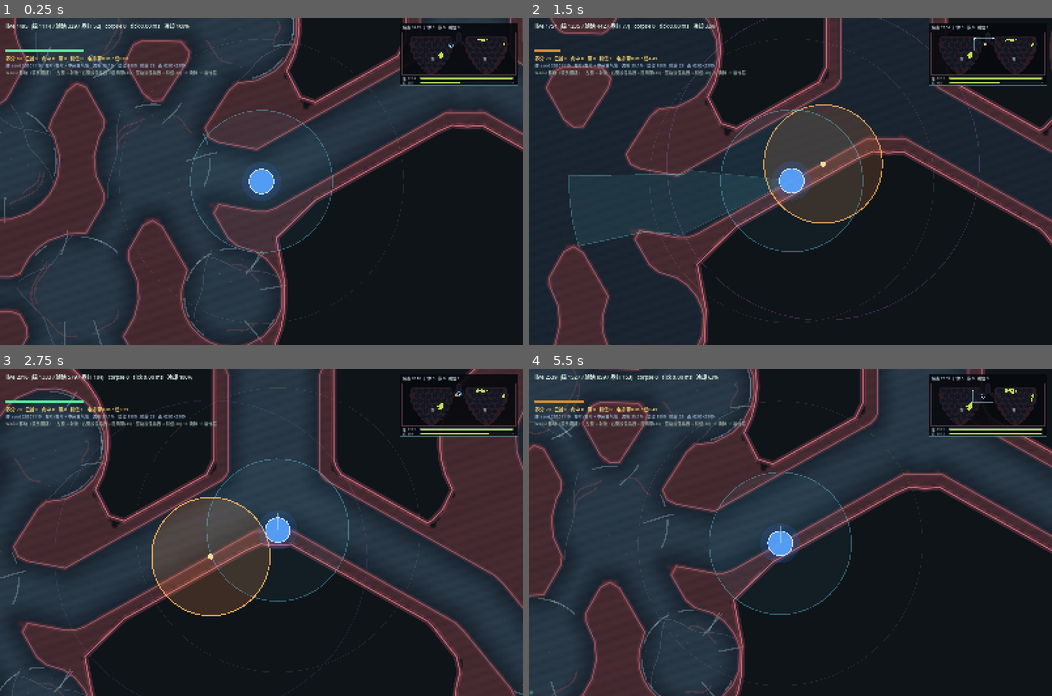
Above: before the commit, frames 1-4 (two rows, left to right).
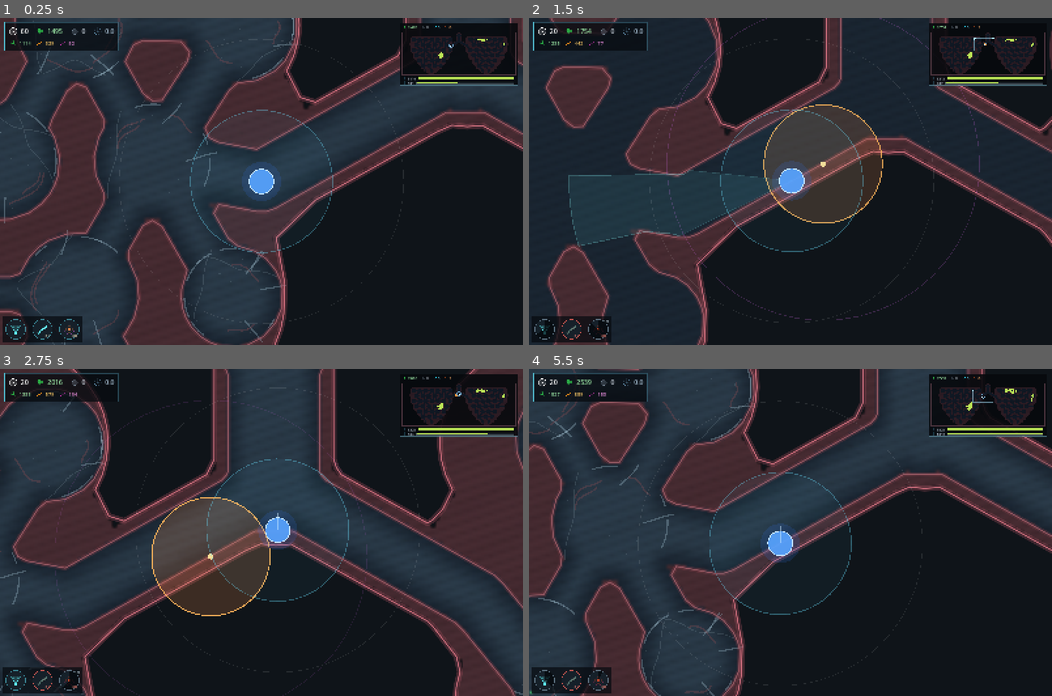
Above: after the commit, the same moments.

Repository: yanyanzi620/gamecreation
Game: Godot game, scene res://scenes/main.tscn
The game is run twice, just before and just after one commit, with the same random seed, the same clock (stepped at 60 frames per second) and the same inputs.
Inputs (mouse positions are in pixels of both pictures, inside the frame that each line leads up to):
- Up to frame 1 (0.25 s): no input
- Up to frame 2 (1.5 s): tap Enter at 0.5 s; move the mouse to (905, 165) at 0.52 s; hold D 0.53-1.25 s; tap F at 0.6 s; click (905, 165) at 0.67 s; tap Space at 0.77 s; drag from (685, 197) to (764, 246) at 1.27 s
- Up to frame 3 (2.75 s): move the mouse to (313, 460) at 2.02 s; hold D from 2.03 s (still down); tap F at 2.1 s; click (313, 460) at 2.17 s
- Up to frame 4 (5.5 s): release D at 2.75 s; drag from (764, 597) to (633, 483) at 2.77 s; move the mouse to (947, 581) at 3.52 s; hold A 3.53-4.25 s; tap F at 3.6, 5.1 s; click (947, 581) at 3.67 s; tap Space at 3.77 s; drag from (633, 483) to (712, 450) at 4.27 s; move the mouse to (816, 532) at 5.02 s; hold S from 5.03 s (still down); click (816, 532) at 5.17 s

The runs differ from the first frame. In frame 1, 4.1% of the frame differs, in the area x 0-99%, y 1-100%; in frame 2, 3.6%; in frame 3, 3.9%; in frame 4, 4.2%.

Commit message:
feat(ui): HUD 图标化 + 状态条/技能栏，修尸体拾取残影，养分改白
- virus_population._kill(): 尾部交换后补 _write_slot(i)，修「尸体已被拾取、
  画面仍留着那颗」——MultiMesh 槽位没重写导致 GPU 里留着旧变换
- purge_aura: 养分光点与拾取环改白色（金色与病毒撞色），光点加一层外晕
- ui/hud.gd 拆为组装层（持 mini + panel，转发 refresh）；新增 hud_panel.gd
  负责绘制：左上「图标 + 数字」状态条（养分/病毒总量/尸体/帧耗时 + 三形态），
  左下三技能栏（射流/阻隔带/引信）带冷却扇形、花费、在场数量、瞄准高亮
- 新增 ui/ui_icons.gd：按 assets/ui/icons/manifest.json 加载图标，缺图退化色点
- 新增 UI 素材包 assets/ui/icons/（11 个 64×64 SVG + manifest.json）
  与 assets/ui/README.md（规格/配色/三种替换方式），美术换图不改代码
- minimap: 顶栏与双叶负载条改图标 + 数字，不再写文字标签
- main: HUD 字典补 aim / fuse_ratio 两个键
- 文档同步：系统设计书（模块表/目录树/契约）、任务看板（M6）、
  病毒模型（拾取即消失 + 白光点）、README（素材包位置）

验收：地图自测 34/34 PASS；实拍 main_shot_a/b、jet_band、aim_placed 均正常

Diff:
--- /dev/null
+++ b/assets/ui/icons/corpse.svg
@@ -0,0 +1,4 @@
+<svg xmlns="http://www.w3.org/2000/svg" width="64" height="64" viewBox="0 0 64 64">
+  <path d="M14 41 L21 23 L35 14 L49 23 L53 39 L42 51 L26 53 Z" fill="#A8B3BD" fill-opacity="0.28" stroke="#A8B3BD" stroke-width="2.6" stroke-linejoin="round"/>
+  <path d="M26 31 L39 39 M35 25 L30 43" stroke="#A8B3BD" stroke-width="1.8" stroke-opacity="0.55"/>
+</svg>
--- /dev/null
+++ b/assets/ui/icons/lobe.svg
@@ -0,0 +1,3 @@
+<svg xmlns="http://www.w3.org/2000/svg" width="64" height="64" viewBox="0 0 64 64">
+  <path d="M32 7 C 20 22 11 34 13 48 C 15 57 30 57 38 50 C 47 43 53 31 49 17 C 45 9 36 5 32 7 Z" fill="#7FD3E8" fill-opacity="0.28" stroke="#7FD3E8" stroke-width="2.6" stroke-linejoin="round"/>
+</svg>
--- /dev/null
+++ b/assets/ui/icons/nutrient.svg
@@ -0,0 +1,5 @@
+<svg xmlns="http://www.w3.org/2000/svg" width="64" height="64" viewBox="0 0 64 64">
+  <path d="M32 6 L54 19 L54 45 L32 58 L10 45 L10 19 Z" fill="#FFFFFF" fill-opacity="0.16" stroke="#FFFFFF" stroke-width="3.4" stroke-linejoin="round"/>
+  <path d="M32 6 V32 M32 32 L10 45 M32 32 L54 45" stroke="#FFFFFF" stroke-opacity="0.5" stroke-width="2"/>
+  <circle cx="32" cy="32" r="4.6" fill="#FFFFFF" fill-opacity="0.92"/>
+</svg>
--- /dev/null
+++ b/assets/ui/icons/perf.svg
@@ -0,0 +1,6 @@
+<svg xmlns="http://www.w3.org/2000/svg" width="64" height="64" viewBox="0 0 64 64">
+  <circle cx="32" cy="32" r="22" fill="none" stroke="#8FB6C8" stroke-width="2.8"/>
+  <path d="M32 32 V17" stroke="#8FB6C8" stroke-width="3.2"/>
+  <path d="M32 32 L43 38" stroke="#8FB6C8" stroke-width="2.4" stroke-opacity="0.7"/>
+  <circle cx="32" cy="32" r="3.2" fill="#8FB6C8"/>
+</svg>
--- /dev/null
+++ b/assets/ui/icons/skill_block.svg
@@ -0,0 +1,5 @@
+<svg xmlns="http://www.w3.org/2000/svg" width="64" height="64" viewBox="0 0 64 64">
+  <path d="M6 55 L58 13" stroke="#62FAFF" stroke-width="10" stroke-opacity="0.92" stroke-linecap="butt"/>
+  <path d="M7 46 L15 57 M22 40 L30 51 M37 34 L45 45 M52 28 L60 39" stroke="#0B1620" stroke-width="2.6" stroke-opacity="0.85"/>
+  <path d="M6 55 L58 13" stroke="#8FFBFF" stroke-width="2" stroke-opacity="0.8"/>
+</svg>
--- /dev/null
+++ b/assets/ui/icons/skill_fuse.svg
@@ -0,0 +1,6 @@
+<svg xmlns="http://www.w3.org/2000/svg" width="64" height="64" viewBox="0 0 64 64">
+  <circle cx="32" cy="32" r="27" fill="none" stroke="#DB6BF2" stroke-width="1.8" stroke-opacity="0.6" stroke-dasharray="4 6"/>
+  <circle cx="32" cy="32" r="17" fill="none" stroke="#F28C4D" stroke-width="2.2" stroke-opacity="0.55"/>
+  <circle cx="32" cy="32" r="9" fill="#F28C4D" fill-opacity="0.88"/>
+  <circle cx="32" cy="32" r="3.2" fill="#FFF2E2"/>
+</svg>
--- /dev/null
+++ b/assets/ui/icons/skill_jet.svg
@@ -0,0 +1,5 @@
+<svg xmlns="http://www.w3.org/2000/svg" width="64" height="64" viewBox="0 0 64 64">
+  <path d="M32 57 L7 11 L57 11 Z" fill="#62FAFF" fill-opacity="0.16" stroke="#62FAFF" stroke-width="2.8" stroke-linejoin="miter"/>
+  <path d="M32 57 L20 14 M32 57 L32 14 M32 57 L44 14" stroke="#62FAFF" stroke-width="1.8" stroke-opacity="0.55"/>
+  <circle cx="32" cy="56" r="5" fill="#62FAFF"/>
+</svg>
--- /dev/null
+++ b/assets/ui/icons/virus.svg
@@ -0,0 +1,7 @@
+<svg xmlns="http://www.w3.org/2000/svg" width="64" height="64" viewBox="0 0 64 64">
+  <circle cx="25" cy="26" r="11.5" fill="#4DDC75" fill-opacity="0.88"/>
+  <circle cx="43" cy="31" r="8.5" fill="#4DDC75" fill-opacity="0.72"/>
+  <circle cx="29" cy="43" r="7.5" fill="#4DDC75" fill-opacity="0.6"/>
+  <circle cx="25" cy="26" r="3.2" fill="#0A1210" fill-opacity="0.55"/>
+  <circle cx="43" cy="31" r="2.4" fill="#0A1210" fill-opacity="0.45"/>
+</svg>
--- /dev/null
+++ b/assets/ui/icons/virus_band.svg
@@ -0,0 +1,5 @@
+<svg xmlns="http://www.w3.org/2000/svg" width="64" height="64" viewBox="0 0 64 64">
+  <path d="M10 47 Q32 35 54 16" stroke="#F7BA42" stroke-width="9" fill="none" stroke-linecap="round" stroke-opacity="0.92"/>
+  <circle cx="10" cy="47" r="4.2" fill="#F7BA42"/>
+  <circle cx="54" cy="16" r="4.2" fill="#F7BA42"/>
+</svg>
--- /dev/null
+++ b/assets/ui/icons/virus_blob.svg
@@ -0,0 +1,8 @@
+<svg xmlns="http://www.w3.org/2000/svg" width="64" height="64" viewBox="0 0 64 64">
+  <circle cx="32" cy="32" r="21" fill="none" stroke="#4DDC75" stroke-opacity="0.4" stroke-width="2" stroke-dasharray="3 5"/>
+  <circle cx="32" cy="32" r="10" fill="#4DDC75" fill-opacity="0.9"/>
+  <circle cx="52" cy="32" r="4.2" fill="#4DDC75" fill-opacity="0.7"/>
+  <circle cx="32" cy="52" r="4.2" fill="#4DDC75" fill-opacity="0.7"/>
+  <circle cx="13" cy="38" r="3.6" fill="#4DDC75" fill-opacity="0.55"/>
+  <circle cx="37" cy="13" r="3.6" fill="#4DDC75" fill-opacity="0.55"/>
+</svg>
--- /dev/null
+++ b/assets/ui/icons/virus_chain.svg
@@ -0,0 +1,6 @@
+<svg xmlns="http://www.w3.org/2000/svg" width="64" height="64" viewBox="0 0 64 64">
+  <path d="M18 45 L27 38 M36 31 L45 24" stroke="#E061CC" stroke-width="2" stroke-opacity="0.75" stroke-dasharray="4 5"/>
+  <circle cx="14" cy="49" r="5.6" fill="#E061CC"/>
+  <circle cx="32" cy="34" r="5.6" fill="#E061CC" fill-opacity="0.85"/>
+  <circle cx="50" cy="19" r="5.6" fill="#E061CC" fill-opacity="0.7"/>
+</svg>
--- a/scripts/main.gd
+++ b/scripts/main.gd
@@ -437,6 +437,8 @@
 		"nutrient": aura.nutrient, "picked": aura.picked, "hit": jet.last_hit(),
 		"blocks": pop.block_count(), "fuses": pop.fuse_count(),
 		"cd_block": _blk_cd, "cd_fuse": _fuse_cd,
+		"aim": _aim,
+		"fuse_ratio": 1.0 - clampf(_fuse_cd / Balance.FUSE_COOLDOWN, 0.0, 1.0),
 		"map_seed": map_seed,
 	}
 	if _map != null:
--- a/scripts/ui/hud.gd
+++ b/scripts/ui/hud.gd
@@ -1,66 +1,44 @@
 extends CanvasLayer
 # ============================================================
-# HUD —— 左上角状态行 + 冷却条 + 小地图 + 操作提示
+# HUD —— 组装层：一个图标面板 + 一张小地图
 #
 # 只做「显示」，不持有任何玩法状态：每帧由 main 传一份字典进来。
-# 想加新指标：在 refresh() 里从字典取一个键、画出来，别回头去读 pop/aura 的内部字段
-# （保持 HUD 与玩法解耦，将来做双人分屏时这一层可以直接换掉）。
+# 具体怎么画在 hud_panel.gd（图标 + 数字，不写文字标签）；
+# 图标素材在 assets/ui/icons/，映射表是那边的 manifest.json。
+#
+# 想加新指标：main 往字典里塞一个键 -> hud_panel 里加一个 chip。
+# 别回头去读 pop/aura 的内部字段（双人分屏时这一层要能整个换掉）。
 # ============================================================
 
+const PanelScript := preload("res://scripts/ui/hud_panel.gd")
+const IconLoader := preload("res://scripts/ui/ui_icons.gd")
+
 var mini: Control
-var _line1: Label
-var _line2: Label
-var _line3: Label
-var _hint: Label
-var _bar: ColorRect
+var panel: Control
+
+var _icons: Dictionary = {}
 
 
 func build(vp: Vector2, minimap_script) -> void:
-	_line1 = _label(Vector2(18.0, 12.0), 16, Color(0.86, 0.93, 0.89))
-	_bar = ColorRect.new()
-	_bar.position = Vector2(18.0, 96.0)
-	_bar.size = Vector2(240.0, 8.0)
-	_bar.color = Color(0.35, 0.92, 0.62)
-	add_child(_bar)
-	_line2 = _label(Vector2(18.0, 112.0), 14, Color(0.95, 0.82, 0.45))
-	_line3 = _label(Vector2(18.0, 134.0), 13, Color(0.62, 0.74, 0.86))
+	_icons = IconLoader.load_set()
 
-	# 整肺简图（右上角）
+	panel = PanelScript.new()
+	panel.name = "Panel"
+	panel.position = Vector2.ZERO
+	panel.size = vp
+	add_child(panel)
+	panel.set_icons(_icons)
+
 	mini = minimap_script.new()
+	mini.name = "Mini"
 	mini.size = Vector2(360.0, 190.0)
 	mini.position = Vector2(vp.x - 376.0, 16.0)
+	mini.icons = _icons
+	mini.font = ThemeDB.fallback_font
 	add_child(mini)
-
-	_hint = _label(Vector2(18.0, 156.0), 13, Color(0.60, 0.68, 0.64))
-	_hint.text = "WASD 移动（镜头跟随） · 左键 = 射流 · 右键按住拖拽 = 阻隔带(30) · 空格按住拖拽 = 引信(40) · R 换肺 · F 装饰层"
-
-
-func _label(pos: Vector2, size: int, col: Color) -> Label:
-	var l := Label.new()
-	l.position = pos
-	l.add_theme_font_size_override("font_size", size)
-	l.add_theme_color_override("font_color", col)
-	add_child(l)
-	return l
 
 
 # 一帧一次的纯显示刷新。字典里所有键都是「已经算好的值」，HUD 不自己推导。
 func refresh(d: Dictionary) -> void:
-	var ratio: float = float(d.get("jet_ratio", 1.0))
-	_bar.size = Vector2(240.0 * ratio, 8.0)
-	_bar.color = Color(0.35, 0.92, 0.62) if ratio >= 1.0 else Color(0.85, 0.55, 0.20)
-	_line1.text = "live %d  (绿 %d / 琥珀 %d / 品红 %d)   corpse %d   tick %.2f ms   冷却 %d%%" % [
-		int(d.get("live", 0)), int(d.get("blob", 0)), int(d.get("band", 0)), int(d.get("chain", 0)),
-		int(d.get("corpse", 0)), float(d.get("tick_ms", 0.0)), int(ratio * 100.0)
-	]
-	_line2.text = "养分 %d   已拾 %d   命中 %d   带 %d   引信 %d   冷却 带%.1fs / 信%.1fs" % [
-		int(d.get("nutrient", 0)), int(d.get("picked", 0)), int(d.get("hit", 0)),
-		int(d.get("blocks", 0)), int(d.get("fuses", 0)),
-		float(d.get("cd_block", 0.0)), float(d.get("cd_fuse", 0.0))
-	]
-	if d.has("map_size"):
-		_line3.text = "肺 seed %d   左叶/右叶 + 中间支气管   流明 %.1f%%   墙段 %d   轮廓 %d   面 %d×%d" % [
-			int(d.get("map_seed", 0)), float(d.get("free_ratio", 0.0)) * 100.0,
-			int(d.get("segs", 0)), int(d.get("loops", 0)),
-			int(d["map_size"].x), int(d["map_size"].y)
-		]
+	if panel != null:
+		panel.set_data(d)
--- /dev/null
+++ b/scripts/ui/hud_panel.gd
@@ -0,0 +1,204 @@
+extends Control
+# ============================================================
+# HUD 绘制层 —— 只画，不算
+#
+# 口径：**状态量一律用图标 + 数字表达，不写文字标签**。
+#   左上：养分 / 病毒总量 / 尸体 / 帧耗时（下面一行细分三种病毒形态）
+#   左下：三个技能按钮（射流 / 阻隔带 / 引信），带冷却扇形、花费、在场数量
+#
+# 图标来自 assets/ui/icons/（见 assets/ui/README.md），本文件不认识文件名，
+# 只认 key（"nutrient" / "jet" / ...）—— 美术换图不需要改这里。
+# ============================================================
+
+const PANEL_X := 14.0
+const PANEL_Y := 14.0
+const PAD := 12.0
+const GAP1 := 22.0
+const GAP2 := 16.0
+const ICON1 := 30.0
+const ICON2 := 22.0
+const FS1 := 20
+const FS2 := 15
+
+const SKILL_R := 30.0
+const SKILL_GAP := 22.0
+const SKILL_BX := 18.0
+const SKILL_BY := 18.0
+
+var icons: Dictionary = {}
+var font: Font = null
+var data: Dictionary = {}
+
+var _pulse := 0.0
+
+
+func _ready() -> void:
+	mouse_filter = Control.MOUSE_FILTER_IGNORE
+	set_process(true)
+
+
+func set_icons(t: Dictionary) -> void:
+	icons = t
+	queue_redraw()
+
+
+func set_data(d: Dictionary) -> void:
+	data = d
+
+
+func _process(delta: float) -> void:
+	_pulse += delta
+	queue_redraw()      # 冷却扇形要连续变化，这个小面板每帧重绘代价可以忽略
+
+
+func _draw() -> void:
+	if font == null:
+		font = ThemeDB.fallback_font
+	if data.is_empty():
+		return
+	_draw_stats()
+	_draw_skills()
+
+
+# ------------------------------------------------------------ 左上状态区
+
+func _draw_stats() -> void:
+	var items1 := [
+		["nutrient", _s(data.get("nutrient", 0)), Color(1.0, 1.0, 1.0, 0.96)],
+		["virus", _s(data.get("live", 0)), Color(0.62, 0.92, 0.66, 0.96)],
+		["corpse", _s(data.get("corpse", 0)), Color(0.82, 0.86, 0.90, 0.92)],
+		["perf", "%.1f" % float(data.get("tick_ms", 0.0)), Color(0.70, 0.80, 0.88, 0.86)],
+	]
+	var items2 := [
+		["blob", _s(data.get("blob", 0)), Color(0.62, 0.92, 0.66, 0.92)],
+		["band", _s(data.get("band", 0)), Color(0.97, 0.78, 0.40, 0.92)],
+		["chain", _s(data.get("chain", 0)), Color(0.90, 0.55, 0.86, 0.92)],
+	]
+	var w1 := _row_w(items1, ICON1, FS1, GAP1)
+	var w2 := _row_w(items2, ICON2, FS2, GAP2)
+	var pw: float = maxf(w1, w2) + PAD * 2.0
+	var ph := PAD * 2.0 + ICON1 + 10.0 + ICON2
+	var bg := Rect2(PANEL_X, PANEL_Y, pw, ph)
+	draw_rect(bg, Color(0.030, 0.045, 0.065, 0.78), true)
+	draw_rect(bg, Color(0.24, 0.44, 0.52, 0.55), false, 1.0)
+	# 左侧一条竖向色标，把「资源 / 敌方」分区一眼分开
+	draw_rect(Rect2(bg.position.x, bg.position.y, 2.0, bg.size.y), Color(0.36, 0.86, 0.94, 0.75), true)
+
+	var x := PANEL_X + PAD
+	var y := PANEL_Y + PAD
+	for it in items1:
+		x = _chip(Vector2(x, y), String(it[0]), String(it[1]), ICON1, FS1, it[2], GAP1)
+	x = PANEL_X + PAD + 4.0
+	y += ICON1 + 10.0
+	for it2 in items2:
+		x = _chip(Vector2(x, y), String(it2[0]), String(it2[1]), ICON2, FS2, it2[2], GAP2)
+
+
+func _row_w(items: Array, icon_s: float, fs: int, gap: float) -> float:
+	var w := 0.0
+	for i in range(items.size()):
+		w += icon_s + 7.0 + font.get_string_size(String(items[i][1]), HORIZONTAL_ALIGNMENT_LEFT, -1, fs).x
+		if i < items.size() - 1:
+			w += gap
+	return w
+
+
+# 一个「图标 + 数字」单元；返回下一个单元的起始 x
+func _chip(pos: Vector2, key: String, text: String, icon_s: float, fs: int, col: Color, gap: float) -> float:
+	_draw_icon(key, pos, icon_s, col)
+	var tx := pos.x + icon_s + 7.0
+	draw_string(font, Vector2(tx, pos.y + icon_s * 0.5 + float(fs) * 0.36), text,
+		HORIZONTAL_ALIGNMENT_LEFT, -1, fs, col)
+	return tx + font.get_string_size(text, HORIZONTAL_ALIGNMENT_LEFT, -1, fs).x + gap
+
+
+func _draw_icon(key: String, pos: Vector2, s: float, col: Color) -> void:
+	var t: Texture2D = icons.get(key, null)
+	if t != null:
+		draw_texture_rect(t, Rect2(pos, Vector2(s, s)), false, col)
+	else:
+		# 素材缺失时的占位：一个色点，保证还能读数值
+		draw_circle(pos + Vector2(s * 0.5, s * 0.5), s * 0.34, Color(col.r, col.g, col.b, 0.35))
+
+
+# ------------------------------------------------------------ 左下技能栏
+
+func _draw_skills() -> void:
+	var nutrient: int = int(data.get("nutrient", 0))
+	var r := SKILL_R
+	var by := size.y - SKILL_BY - r * 2.0      # 顶边留 SKILL_BY，圆直径 2r，整颗圆都在屏内
+	var step := r * 2.0 + SKILL_GAP
+	var aim := int(data.get("aim", 0))
+
+	# 技能栏底板：地图底色太花，不垫一层深底图标会看不清
+	var bg := Rect2(SKILL_BX - 10.0, by - 10.0, step * 2.0 + r * 2.0 + 20.0, r * 2.0 + 20.0)
+	draw_rect(bg, Color(0.030, 0.045, 0.065, 0.74), true)
+	draw_rect(bg, Color(0.24, 0.44, 0.52, 0.50), false, 1.0)
+
+	# 射流不要「在场数量」（它没有实体，右上角空着更干净）
+	_skill(Vector2(SKILL_BX, by), "jet", float(data.get("jet_ratio", 1.0)),
+		0, 0, 0, true, false)
+
+	_skill(Vector2(SKILL_BX + step, by), "block", 1.0,
+		Balance.BLOCK_COST, int(data.get("blocks", 0)), 0,
+		nutrient >= Balance.BLOCK_COST, aim == 1)
+
+	_skill(Vector2(SKILL_BX + step * 2.0, by), "fuse", float(data.get("fuse_ratio", 1.0)),
+		Balance.FUSE_COST, int(data.get("fuses", 0)), Balance.FUSE_MAX,
+		nutrient >= Balance.FUSE_COST, aim == 2)
+
+
+func _skill(pos: Vector2, key: String, ratio: float, cost: int, count: int, max_count: int,
+		affordable: bool, aiming: bool) -> void:
+	var r := SKILL_R
+	var c: Vector2 = pos + Vector2(r, r)
+	draw_circle(c, r, Color(0.045, 0.065, 0.090, 0.86))
+	draw_circle(c, r - 1.0, Color(0.10, 0.15, 0.19, 0.72))
+
+	var tint := Color(1.0, 1.0, 1.0, 1.0) if affordable else Color(1.0, 0.55, 0.50, 0.85)
+	_draw_icon(key, c - Vector2(18.0, 18.0), 36.0, tint)
+
+	# 冷却扇形：从 12 点顺时针扫过「还没好」的那一段
+	if ratio < 0.999:
+		var steps := 26
+		var a0 := -PI * 0.5
+		var a1 := a0 + TAU * clampf(1.0 - ratio, 0.0, 1.0)
+		var pts := PackedVector2Array()
+		pts.append(c)
+		for i in range(steps + 1):
+			var a := a0 + (a1 - a0) * float(i) / float(steps)
+			pts.append(c + Vector2(cos(a), sin(a)) * (r - 1.0))
+		draw_colored_polygon(pts, Color(0.01, 0.02, 0.035, 0.74))
+
+	var ring := Color(0.36, 0.86, 0.94, 0.55) if affordable else Color(1.0, 0.42, 0.38, 0.75)
+	if ratio < 0.999:
+		ring = Color(0.45, 0.55, 0.62, 0.75)
+	draw_arc(c, r, 0.0, TAU, 40, ring, 2.0)
+	if aiming:
+		# 瞄准态：外圈呼吸，告诉你「正拿着这个技能」
+		var br := 0.45 + 0.55 * absf(sin(_pulse * 5.0))
+		draw_arc(c, r + 5.0, 0.0, TAU, 44, Color(0.62, 0.98, 1.0, 0.45 + 0.45 * br), 2.0)
+
+	# 花费：画在圆内右下（0 表示不要钱，不画）
+	if cost > 0:
+		draw_string(font, c + Vector2(8.0, 24.0), _s(cost), HORIZONTAL_ALIGNMENT_LEFT, -1, 12,
+			Color(1.0, 0.94, 0.80, 0.92) if affordable else Color(1.0, 0.55, 0.50, 0.92))
+
+	# 在场数量 / 上限：右上角小徽章
+	if count > 0:
+		var badge_c: Vector2 = c + Vector2(r - 6.0, -(r - 6.0))
+		draw_circle(badge_c, 9.5, Color(0.03, 0.05, 0.07, 0.95))
+		draw_arc(badge_c, 9.5, 0.0, TAU, 18, Color(0.36, 0.86, 0.94, 0.75), 1.2)
+		var txt := _s(count)
+		if max_count > 0:
+			txt += "/" + _s(max_count)
+		var tw := font.get_string_size(txt, HORIZONTAL_ALIGNMENT_LEFT, -1, 11).x
+		draw_string(font, badge_c + Vector2(-tw * 0.5, 4.0), txt, HORIZONTAL_ALIGNMENT_LEFT, -1, 11,
+			Color(0.88, 0.96, 1.0, 0.95))
+
+
+# 数字统一走这里：整数不带小数点，小数留一位
+func _s(v) -> String:
+	if v is float:
+		return "%.1f" % v
+	return str(int(v))
--- a/scripts/ui/minimap.gd
+++ b/scripts/ui/minimap.gd
@@ -2,25 +2,29 @@
 # ============================================================
 # 整肺简图（小地图）
 # ============================================================
-# 场地（4300×1260）远超一屏，没有简图玩家不知道「对面那叶还剩多少」。
+# 场地（6200×2300）远超一屏，没有简图玩家不知道「对面那叶还剩多少」。
 # 这里画六样东西，从上到下：
-#   1. 顶栏数字：全场病毒数 / 尸体数 / 阻隔带条数 / 引信枚数
+#   1. 顶栏：病毒 / 尸体 / 阻隔带 / 引信 的图标 + 数量（不写文字）
 #   2. 器官缩略图（左叶 / 右叶 / 中间气管，一眼分清）
 #   3. 病毒热力点（黄绿）与尸体疤（灰）—— 直接看感染铺到哪了
 #   4. 阻隔带（青色线段）/ 引信（橙色圈）—— 自己布下的战术资产
 #   5. 当前视口框（浅青）与单元光点（蓝白 + 呼吸环）
-#   6. 底栏双叶负载条：左叶 / 右叶各剩多少病毒，谁是重点
+#   6. 底栏双叶负载条：左叶 / 右叶各剩多少病毒（肺叶图标 + 数字 + 条）
 # 纯 UI，不参与碰撞；数据每 0.1 秒从 virus_population 采一次，不逐帧扫描。
+# 图标来自 assets/ui/icons/，key 见 assets/ui/README.md。
 # ============================================================
 
-const HEAD_H := 26.0
-const FOOT_H := 30.0
+const HEAD_H := 28.0
+const FOOT_H := 32.0
 
 var map = null                       # OrganMap
 var pop = null                       # VirusPopulation
 var tex: Texture2D = null
 var player := Vector2.ZERO
 var view_rect := Rect2()
+
+var icons: Dictionary = {}
+var font: Font = null
 
 var _snap: Dictionary = {}
 var _accum := 0.0
@@ -37,7 +41,7 @@
 func _process(delta: float) -> void:
 	_pulse += delta
 	_accum += delta
-	if _accum >= 0.10:                       # 10Hz 采样足够看出扩散趋势，别逐帧扫 7800 个槽
+	if _accum >= 0.10:                       # 10Hz 采样足够看出扩散趋势，别逐帧扫几千个槽
 		_accum = 0.0
 		_refresh()
 	queue_redraw()
@@ -54,10 +58,11 @@
 func _draw() -> void:
 	if tex == null or map == null:
 		return
+	if font == null:
+		font = ThemeDB.fallback_font
 	var r := Rect2(Vector2.ZERO, size)
 	draw_rect(r, Color(0.025, 0.035, 0.050, 0.90), true)
 
-	var font := ThemeDB.fallback_font
 	var mrect := Rect2(6.0, HEAD_H, size.x - 12.0, size.y - HEAD_H - FOOT_H)
 	var sc: float = minf(mrect.size.x / map.size.x, mrect.size.y / map.size.y)
 	var dst := Rect2(Vector2.ZERO, map.size * sc)
@@ -80,7 +85,7 @@
 		draw_rect(Rect2(off + p2 * sc - Vector2(1.0, 1.0), Vector2(2.0, 2.0)),
 			Color(0.74, 0.90, 0.34, 0.92))
 
-	# ---- 阻隔带（青线；闪烁中的用虚线感表示）
+	# ---- 阻隔带（青线；闪烁中的更淡）
 	var blocks: Array = _snap.get("blocks", [])
 	for b in blocks:
 		var a: Vector2 = off + (b[0] as Vector2) * sc
@@ -97,7 +102,6 @@
 	if view_rect.size.x > 1.0:
 		var vr := Rect2(off + view_rect.position * sc, view_rect.size * sc)
 		draw_rect(vr, Color(0.66, 0.90, 1.0, 0.50), false, 1.0)
-		# 四个角加粗，缩小后也能一眼看到框
 		var cl := minf(6.0, minf(vr.size.x, vr.size.y) * 0.25)
 		var cc := Color(0.72, 0.94, 1.0, 0.95)
 		draw_line(vr.position, vr.position + Vector2(cl, 0.0), cc, 1.6)
@@ -111,41 +115,56 @@
 	draw_arc(pp, 4.2 + breath * 2.4, 0.0, TAU, 16, Color(0.55, 0.82, 1.0, 0.30 + 0.45 * breath), 1.2)
 	draw_circle(pp, 2.6, Color(0.86, 0.95, 1.0))
 
-	# ---- 左 / 右叶标签（跟着器官走，不写死坐标）
-	var mlab := off + Vector2(map.size.x * 0.27, map.size.y * 0.62) * sc
-	var rlab := off + Vector2(map.size.x * 0.73, map.size.y * 0.62) * sc
-	draw_string(font, mlab - Vector2(6.0, -4.0), "左", HORIZONTAL_ALIGNMENT_LEFT, -1, 11,
-		Color(0.70, 0.78, 0.86, 0.85))
-	draw_string(font, rlab - Vector2(6.0, -4.0), "右", HORIZONTAL_ALIGNMENT_LEFT, -1, 11,
-		Color(0.70, 0.78, 0.86, 0.85))
-
-	# ---- 顶栏
+	# ---- 顶栏：图标 + 数量（不用文字标签）
 	var n_live: int = 0 if pop == null else pop.live_count()
 	var n_corpse: int = 0 if pop == null else pop.corpse_count()
 	var n_blk: int = 0 if pop == null else pop.block_count()
 	var n_fuse: int = 0 if pop == null else pop.fuse_count()
-	var head := "病毒 %d   尸体 %d   带 %d   引信 %d" % [n_live, n_corpse, n_blk, n_fuse]
-	draw_string(font, Vector2(8.0, 17.0), head, HORIZONTAL_ALIGNMENT_LEFT, -1, 12,
-		Color(0.82, 0.88, 0.94, 0.92))
+	var hx := 8.0
+	hx = _head_chip(Vector2(hx, 6.0), "virus", n_live, Color(0.62, 0.92, 0.66, 0.95))
+	hx = _head_chip(Vector2(hx, 6.0), "corpse", n_corpse, Color(0.82, 0.86, 0.90, 0.90))
+	hx = _head_chip(Vector2(hx, 6.0), "block", n_blk, Color(0.45, 0.90, 1.0, 0.95))
+	hx = _head_chip(Vector2(hx, 6.0), "fuse", n_fuse, Color(1.0, 0.70, 0.42, 0.95))
 
-	# ---- 底栏：两叶负载条（条长按 SOFT_CAP 换算，超过就画满）
+	# ---- 底栏：两叶负载（肺叶图标 + 数字 + 条）
 	var base_y := size.y - FOOT_H + 4.0
-	_draw_load(font, Vector2(8.0, base_y), "左", _left, Color(0.74, 0.90, 0.34), size.x - 16.0)
-	_draw_load(font, Vector2(8.0, base_y + 13.0), "右", _right, Color(0.74, 0.90, 0.34), size.x - 16.0)
+	_draw_load(Vector2(8.0, base_y), _left, size.x - 16.0)
+	_draw_load(Vector2(8.0, base_y + 14.0), _right, size.x - 16.0)
 
 	draw_rect(r, Color(0.34, 0.52, 0.58, 0.70), false, 1.0)
 
 
-# 单叶负载条：标签 + 数字 + 条
-func _draw_load(font: Font, pos: Vector2, tag: String, val: int, col: Color, width: float) -> void:
-	var soft_cap := 900.0                     # 现在单叶 900 颗就算「压满」，只用于显示比例
-	var label := "%s %d" % [tag, val]
-	draw_string(font, pos + Vector2(0.0, 9.0), label, HORIZONTAL_ALIGNMENT_LEFT, -1, 11,
-		Color(0.78, 0.84, 0.90, 0.90))
-	var bx := pos.x + 54.0
-	var bw := width - 60.0
-	draw_rect(Rect2(bx, pos.y + 2.0, bw, 6.0), Color(0.10, 0.13, 0.16, 0.9), true)
+# 顶栏一个小单元：12px 图标 + 数字；返回下一个的 x
+func _head_chip(pos: Vector2, key: String, val: int, col: Color) -> float:
+	var t: Texture2D = icons.get(key, null)
+	if t != null:
+		draw_texture_rect(t, Rect2(pos, Vector2(13.0, 13.0)), false, col)
+	else:
+		draw_circle(pos + Vector2(6.5, 6.5), 4.0, Color(col.r, col.g, col.b, 0.5))
+	var txt := str(val)
+	var fs := 12
+	var tx := pos.x + 16.0
+	draw_string(font, Vector2(tx, pos.y + 11.0), txt, HORIZONTAL_ALIGNMENT_LEFT, -1, fs, col)
+	return tx + font.get_string_size(txt, HORIZONTAL_ALIGNMENT_LEFT, -1, fs).x + 12.0
+
+
+# 单叶负载条：肺叶图标 + 数字 + 条（左叶在上、右叶在下）
+func _draw_load(pos: Vector2, val: int, width: float) -> void:
+	var soft_cap := 900.0                     # 单叶 900 颗算「压满」，只用于显示比例
+	var t: Texture2D = icons.get("lobe", null)
+	var col := Color(0.74, 0.90, 0.34, 0.95)
+	if t != null:
+		draw_texture_rect(t, Rect2(pos + Vector2(0.0, 1.0), Vector2(12.0, 12.0)), false,
+			Color(0.62, 0.86, 0.94, 0.9))
+	else:
+		draw_circle(pos + Vector2(6.0, 7.0), 4.0, Color(0.62, 0.86, 0.94, 0.9))
+	var txt := str(val)
+	draw_string(font, pos + Vector2(15.0, 12.0), txt, HORIZONTAL_ALIGNMENT_LEFT, -1, 11,
+		Color(0.82, 0.88, 0.94, 0.95))
+	var bx := pos.x + 15.0 + font.get_string_size(txt, HORIZONTAL_ALIGNMENT_LEFT, -1, 11).x + 8.0
+	var bw := maxf(10.0, width - (bx - pos.x) - 4.0)
+	draw_rect(Rect2(bx, pos.y + 3.0, bw, 7.0), Color(0.10, 0.13, 0.16, 0.9), true)
 	var fill := clampf(float(val) / soft_cap, 0.0, 1.0)
 	if fill > 0.0:
-		draw_rect(Rect2(bx, pos.y + 2.0, bw * fill, 6.0), col, true)
-	draw_rect(Rect2(bx, pos.y + 2.0, bw, 6.0), Color(0.30, 0.36, 0.40, 0.8), false, 1.0)
+		draw_rect(Rect2(bx, pos.y + 3.0, bw * fill, 7.0), col, true)
+	draw_rect(Rect2(bx, pos.y + 3.0, bw, 7.0), Color(0.30, 0.36, 0.40, 0.8), false, 1.0)
--- /dev/null
+++ b/scripts/ui/ui_icons.gd
@@ -0,0 +1,59 @@
+extends RefCounted
+# ============================================================
+# UI 图标加载器 —— key -> Texture2D
+#
+# 素材真身在 assets/ui/icons/，映射表是同目录的 manifest.json。
+# 美术换图（同名覆盖 / 换文件名 / 换 png）都不需要改这里：
+#   1. 同名覆盖 -> 连 manifest 都不用动
+#   2. 换文件名或格式 -> 改 manifest.json 的那一行
+# 只有「加一个全新指标」时才需要动 FALLBACK 这张表。
+# ============================================================
+
+const DIR := "res://assets/ui/icons/"
+const MANIFEST := "res://assets/ui/icons/manifest.json"
+
+# 兜底表：manifest.json 读不到（比如导出时没带上 json）就用这份
+const FALLBACK := {
+	"nutrient": "nutrient.svg",
+	"virus": "virus.svg",
+	"blob": "virus_blob.svg",
+	"band": "virus_band.svg",
+	"chain": "virus_chain.svg",
+	"corpse": "corpse.svg",
+	"perf": "perf.svg",
+	"jet": "skill_jet.svg",
+	"block": "skill_block.svg",
+	"fuse": "skill_fuse.svg",
+	"lobe": "lobe.svg",
+}
+
+
+static func load_set() -> Dictionary:
+	var files := FALLBACK.duplicate()
+	var overridden := _read_manifest()
+	for k in overridden.keys():
+		files[k] = overridden[k]
+	var out := {}
+	for k in files.keys():
+		var path := DIR + String(files[k])
+		out[k] = load(path) if ResourceLoader.exists(path) else null
+	return out
+
+
+static func _read_manifest() -> Dictionary:
+	var out := {}
+	if not FileAccess.file_exists(MANIFEST):
+		return out
+	var txt := FileAccess.get_file_as_string(MANIFEST)
+	if txt.is_empty():
+		return out
+	var data = JSON.parse_string(txt)
+	if not (data is Dictionary):
+		return out
+	var icons = data.get("icons", null)
+	if not (icons is Dictionary):
+		return out
+	for k in icons.keys():
+		if icons[k] is String:
+			out[String(k)] = String(icons[k])
+	return out
--- a/scripts/units/tools/purge_aura.gd
+++ b/scripts/units/tools/purge_aura.gd
@@ -83,7 +83,9 @@
 	var a := 1.0 if _flash > 0.0 else 0.0
 	draw_circle(_center, PURGE_RADIUS, Color(0.30, 0.80, 0.95, 0.05 + 0.06 * a))
 	draw_arc(_center, PURGE_RADIUS, 0.0, TAU, 64, Color(0.42, 0.88, 1.0, 0.35 + 0.35 * a), 2.0)
-	draw_arc(_center, PICKUP_RADIUS, 0.0, TAU, 96, Color(1.0, 0.84, 0.42, 0.10), 1.0)
+	# 拾取范围：白色细环（养分是白色，别再用金色，否则和病毒撞色）
+	draw_arc(_center, PICKUP_RADIUS, 0.0, TAU, 96, Color(1.0, 1.0, 1.0, 0.10), 1.0)
 	for mote in _motes:
 		var p: Vector2 = mote
-		draw_circle(p, 3.2, Color(1.0, 0.86, 0.45, 0.95))
+		draw_circle(p, 3.2, Color(1.0, 1.0, 1.0, 0.95))
+		draw_circle(p, 6.0, Color(1.0, 1.0, 1.0, 0.12))
--- a/scripts/world/virus_population.gd
+++ b/scripts/world/virus_population.gd
@@ -371,6 +371,9 @@
 	var last := _n - 1
 	if i != last:
 		_copy_slot(i, last)
+		# 池里数据搬过来了，但 GPU 那一格还是「被删掉那颗」的旧变换 ——
+		# 不重写就会出现「尸体已经没了、画面还留着」的鬼影（拾取时尤其明显）
+		_write_slot(i)
 	_n = last
 	_write_slot(last)
 	_dirty = true
Not shown, added: assets/ui/icons/manifest.json
Not shown, added: scripts/ui/hud_panel.gd.uid
Not shown, added: scripts/ui/ui_icons.gd.uid
Not shown, changed: docs/任务看板.md
Not shown, changed: docs/病毒模型与攻击机制.md
Not shown, changed: docs/系统设计书.md
